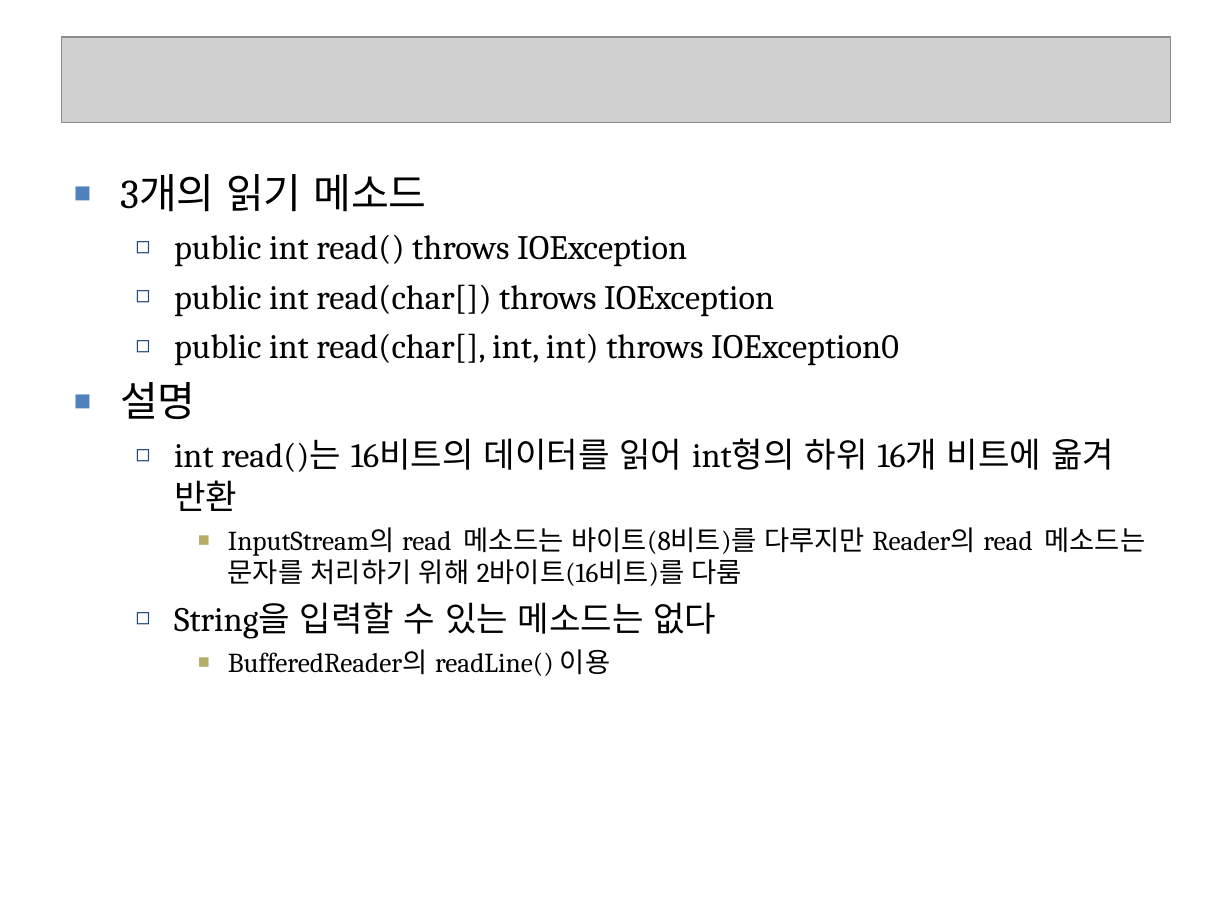
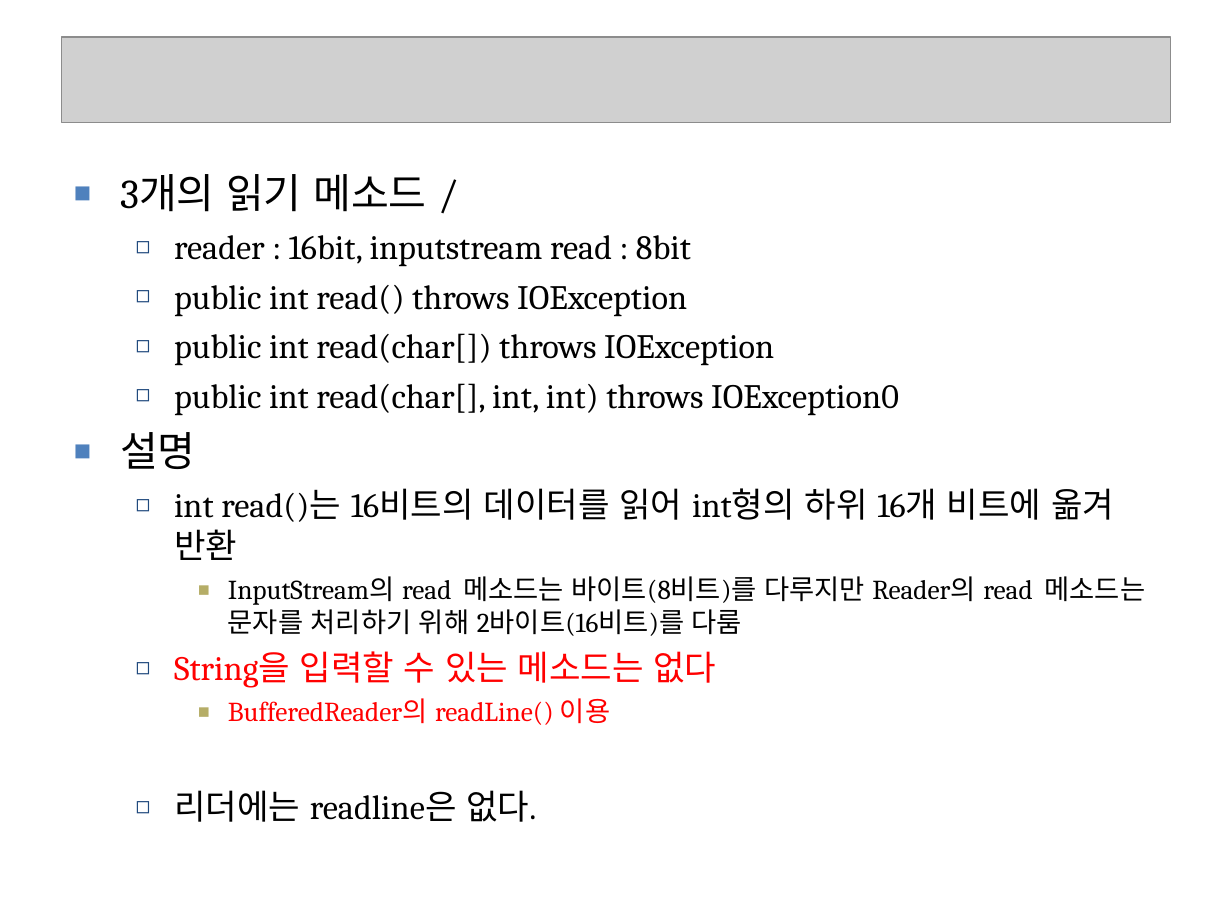
Before and after one commit to seleuchel/javaNetwork, a slide deck: slide 32 of ppt/528_chap02Streams4CharacterByteArray.ppt. Drawn at 1232x924 pixels with LibreOffice and Linux fonts; fonts in the diff are those of the drawing; grey boxes stand for pictures; background and template pictures are left out. Boxes give left, top, right and bottom in pixels: in the first picture for what was removed or moved away, otherwise in the second. Text is boxed around its words. In the diff, an @@ line names an element or a change of style, - is before the commit and + after.

```diff
--- a/ppt/528_chap02Streams4CharacterByteArray.ppt
+++ b/ppt/528_chap02Streams4CharacterByteArray.ppt
@@ text at <box>120,174,691,267</box>: text changed; size 24 to 20 pt @@
-■ 3개의 읽기 메소드
+■ 3개의 읽기 메소드 /
+  ◻ reader : 16bit, inputstream read : 8bit
@@ text at <box>174,651,716,725</box>: text colour #000000 to #FF0000 in "String을 입력할 수 있는 메소드는 없다", "BufferedReader의 readLine() 이용" @@
@@ text at <box>174,790,536,822</box>: paragraph added @@
+  ◻ 리더에는 readline은 없다.
```
Also in this commit, not shown: 24 other slides changed, 3 slides added, 2 slides removed, 7 other files.
